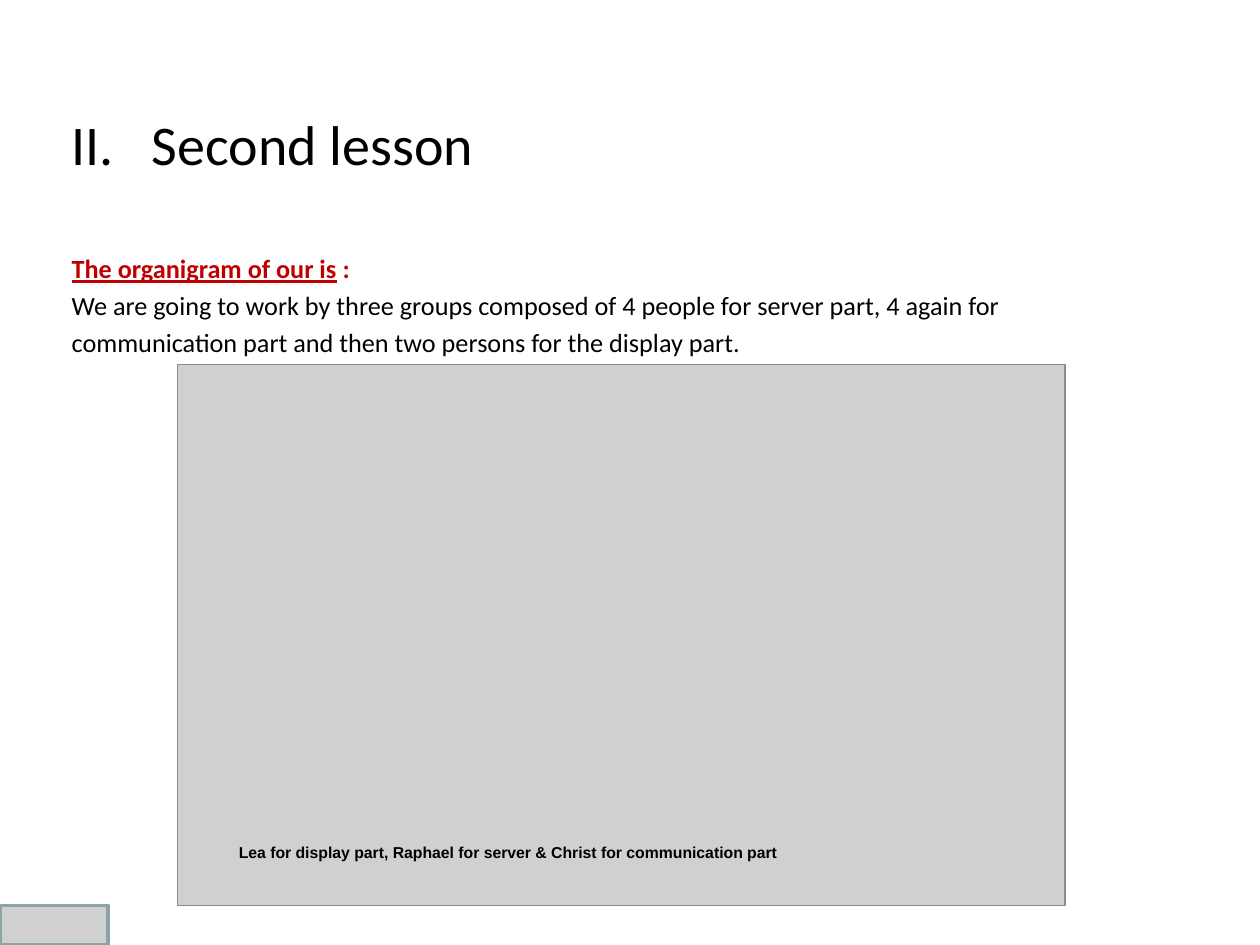
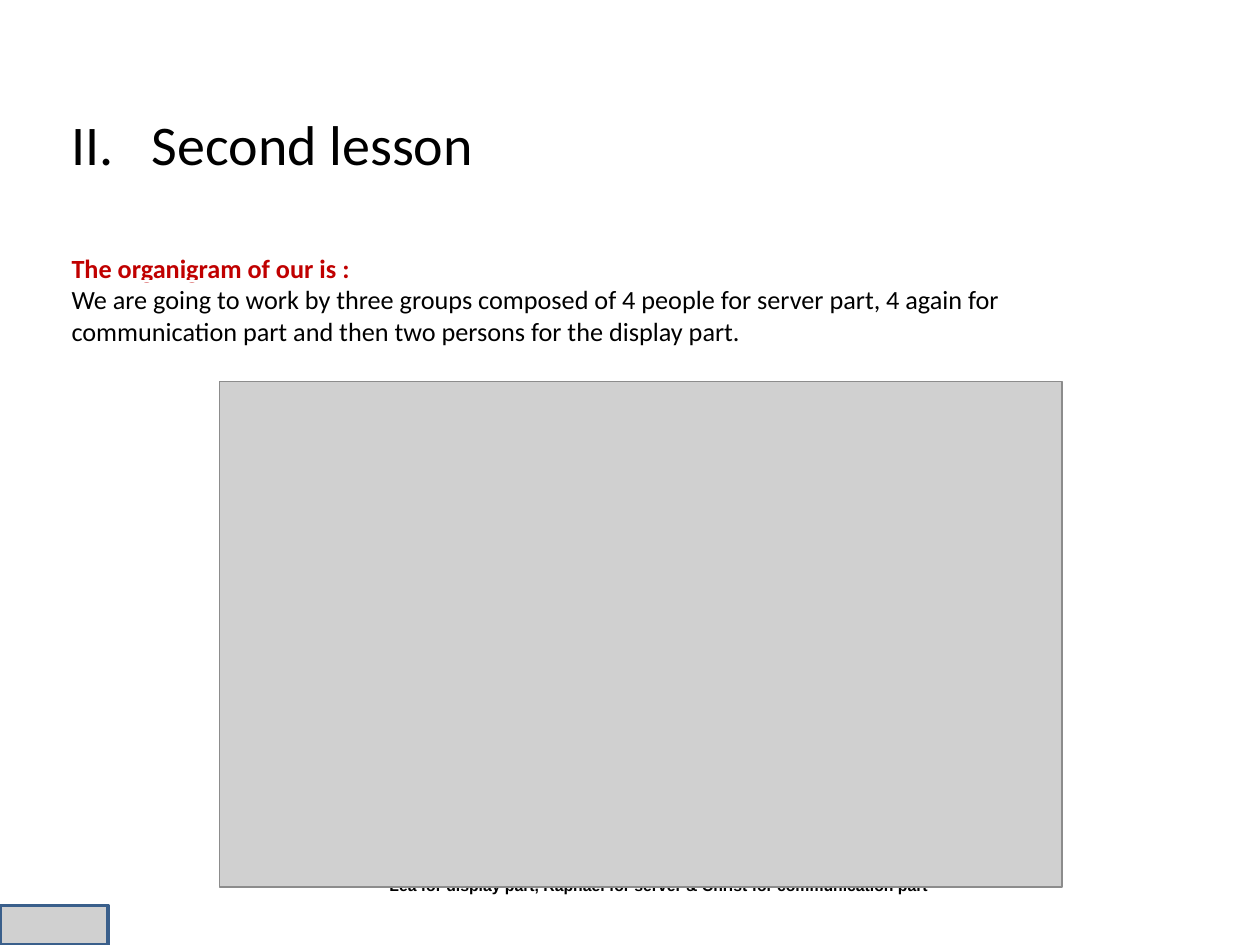
Before and after one commit to niss93/Preplane, a slide deck: slide 9 of Presentation.pptx. Drawn at 1260x945 pixels with LibreOffice and Linux fonts; fonts in the diff are those of the drawing; grey boxes stand for pictures; background and template pictures are left out. Boxes give left, top, right and bottom in pixels: in the first picture for what was removed or moved away, otherwise in the second. Text is boxed around its words. In the diff, an @@ line names an element or a change of style, - is before the commit and + after.

```diff
--- a/Presentation.pptx
+++ b/Presentation.pptx
@@ text "The organigram of our is ..." at box(72, 259, 998, 346): indent changed; less space between paragraphs @@
@@ picture: place and size @@
-picture at box(178, 364, 1066, 906)
+picture at box(219, 382, 1062, 888)
@@ text "Lea for display part, Raphael ..." rewrapped from box(239, 846, 777, 862) to box(389, 886, 928, 895) @@
```
Also in this commit, not shown: 14 other slides changed, 1 slide added.
